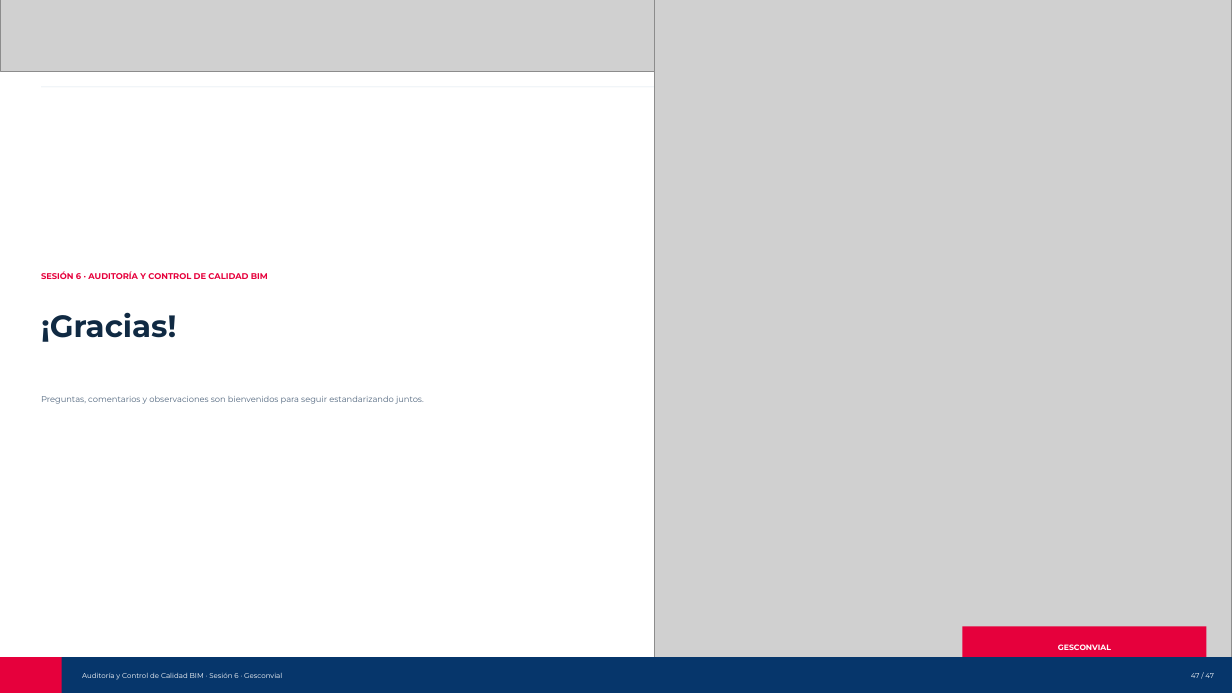
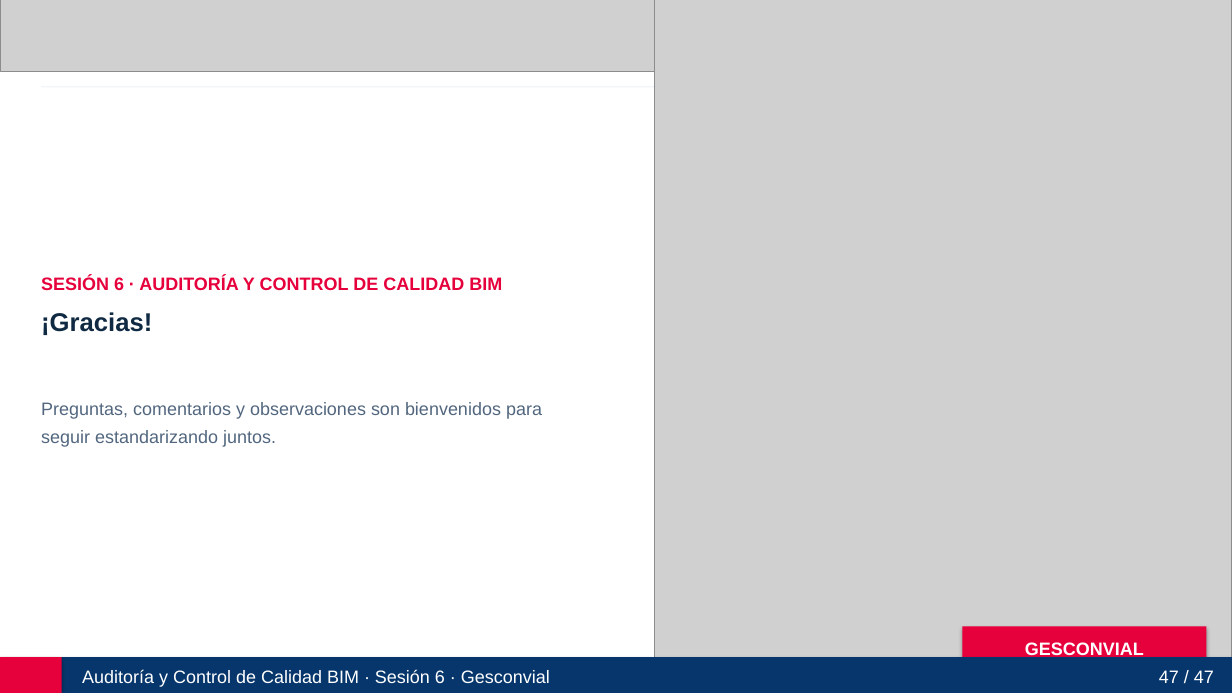
Before and after one commit to manuelzv150-art/auditoria-control-calidad-bim-gesconvial, a slide deck: slide 47 of Auditoria_y_Control_de_Calidad_BIM_Gesconvial_Sesion6.pptx. Drawn at 1232x693 pixels with LibreOffice and Linux fonts; fonts in the diff are those of the drawing; grey boxes stand for pictures. Boxes give left, top, right and bottom in pixels: in the first picture for what was removed or moved away, otherwise in the second. Text is boxed around its words. In the diff, an @@ line names an element or a change of style, - is before the commit and + after.

```diff
--- a/Auditoria_y_Control_de_Calidad_BIM_Gesconvial_Sesion6.pptx
+++ b/Auditoria_y_Control_de_Calidad_BIM_Gesconvial_Sesion6.pptx
@@ text "SESIÓN 6 · AUDITORÍA Y ..." at <box>41,276,502,290</box>: size 6.5 to 14 pt, font Montserrat to Arial @@
@@ text "¡Gracias!" at <box>41,312,152,335</box>: size 24 to 20 pt, font Montserrat to Arial @@
@@ text "Preguntas, comentarios y observaciones son ..." at <box>41,402,542,447</box>: size 6.5 to 14 pt, font Montserrat to Arial @@
@@ text "GESCONVIAL" at <box>1025,642,1144,659</box>: size 6 to 14 pt, font Montserrat to Arial @@
@@ rectangle at <box>963,627,1207,667</box>: shadow on @@
@@ rectangle at <box>0,657,1232,693</box>: shadow on @@
@@ rectangle added at <box>41,680,451,684</box>, fill #06366B @@
@@ text "Auditoría y Control de Calidad ..." at <box>82,670,550,687</box>: size 5.5 to 14 pt, font Montserrat to Arial @@
@@ rectangle added at <box>457,680,472,684</box>, fill #E6003C @@
@@ text "47 / 47" at <box>1159,670,1214,683</box>: size 5.5 to 14 pt, font Montserrat to Arial @@
```
Also in this commit, not shown: 46 other slides changed, 47 other files.
